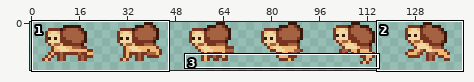
File history of a sprite sheet, assets/textures/mobs/lurker_run.png. The picture above shows the old version from afar; the outline marks the close-up.
Close-up. First the earlier version:
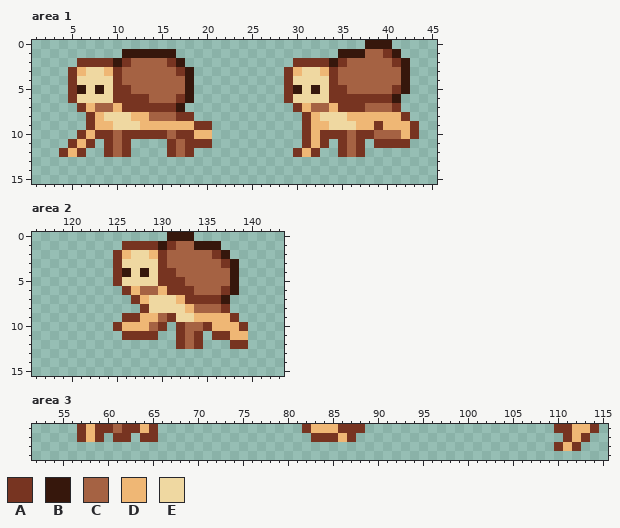
The file is 144x16 pixels. Shown: area 1: x 1..45, y 0..15; area 2: x 116..143, y 0..15; area 3: x 52..115, y 11..14.
Palette (. is transparent): A #773421  B #36170c  C #a56243  D #efb775  E #efd8a1
Pixels before, area 1, first column x 4:
 0 ..................................BBB...
 1 .......BBBBBB..................BBBCCAB..
 2 ..AAAABACCCCAB............AAAABACCCCCAB.
 3 .ADEEDACCCCCCAB..........ADEEDACCCCCCCB.
 4 .AEEEEACCCCCCCB..........AEEEEACCCCCCCB.
 5 .ABEBEAACCCCCCB..........ABEBEAACCCCCAB.
 6 .AEEEEAAAACCCAB..........AEEEEAAAAAAAB..
 7 ..ADCCDAAAAAAB............ADCCDAAACCCA..
 8 ...ADEEEDDCCCAA............ADEEEDDDDDDA.
 9 ...ADDEEEDDDDDDAA..........ADDEEEDDADDDA
10 ..ADAACAAAAACAADD..........ADAAACAACCCDA
11 .ADA.ACA....ACAAA..........ADA.ACA.AAAA.
12 ADA..ACA....ACA...........ADA..ACA......
Pixels before, area 2, first column x 125:
 0 ......BBB......
 1 .AAAABACCBBB...
 2 ADEEDACCCCCAB..
 3 AEEEEACCCCCCAB.
 4 ABEBEAACCCCCCB.
 5 AEEEEAAACCCCCB.
 6 .ADCCDAAACCCAB.
 7 ..ADEEEDAAAAB..
 8 ...AEEEEDCCCA..
 9 .AADDCAEEDDDDA.
10 ADDDCA.ACCADDDA
11 .AAAA..ACA.AADD
12 .......ACA...AA
Pixels before, area 3, first column x 57:
11 ADAACAADA................ADDDAAA.....................AADDA
12 ADA.AA.AA.................AAADA.......................ADA.
13 .....................................................ADA..
After:
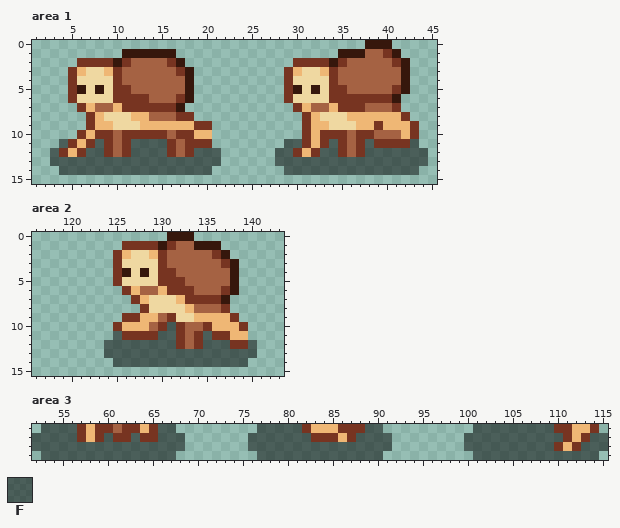
Colours new in this view: F #00000080
Difference:
Area 1:
Colour F now appears in row 11 at x 4, 8, 12 to 15, 29 to 30, 34, 38 and 43; in row 12 at x 3, 7 to 8, 12 to 15, 19 to 21, 28 to 29, 33 to 34 and 38 to 44; in row 13 at x 3 to 21 and 28 to 44; in row 14 at x 4 to 20 and 29 to 43.
Area 2:
Colour F now appears in row 10 at x 131; in row 11 at x 125, 130 to 131 and 135; in row 12 at x 124 to 131, 135 to 137 and 140; in row 13 at x 124 to 140; in row 14 at x 125 to 139.
Area 3:
Colour F now appears in row 11 at x 53 to 56, 66 to 67, 77 to 81, 89 to 90 and 101 to 109; in row 12 at x 52 to 56, 60, 63, 66 to 68, 76 to 82, 88 to 91, 100 to 110 and 114 to 115; in row 13 at x 52 to 68, 76 to 91, 100 to 109 and 113 to 115; in row 14 at x 53 to 67, 77 to 90 and 101 to 114.
